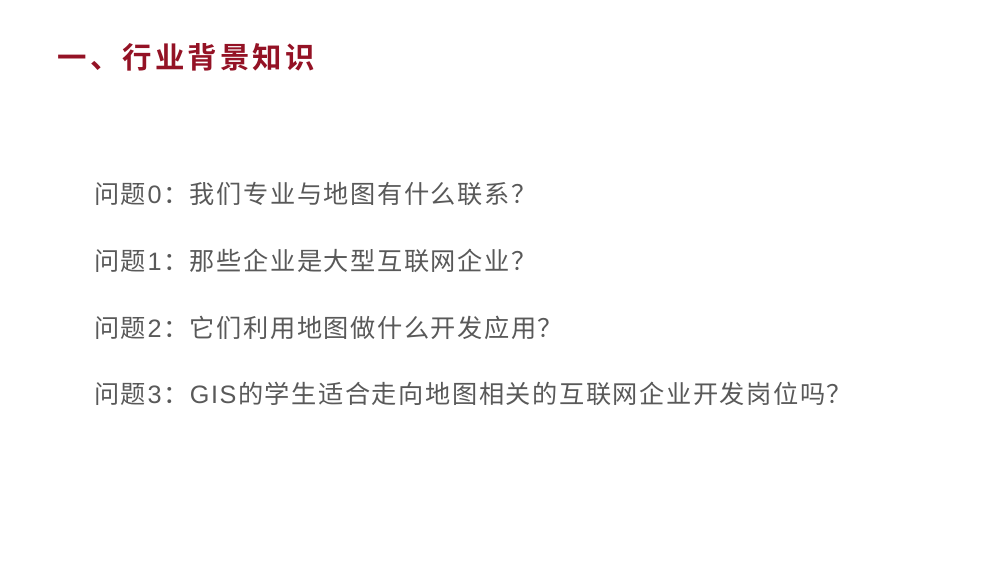
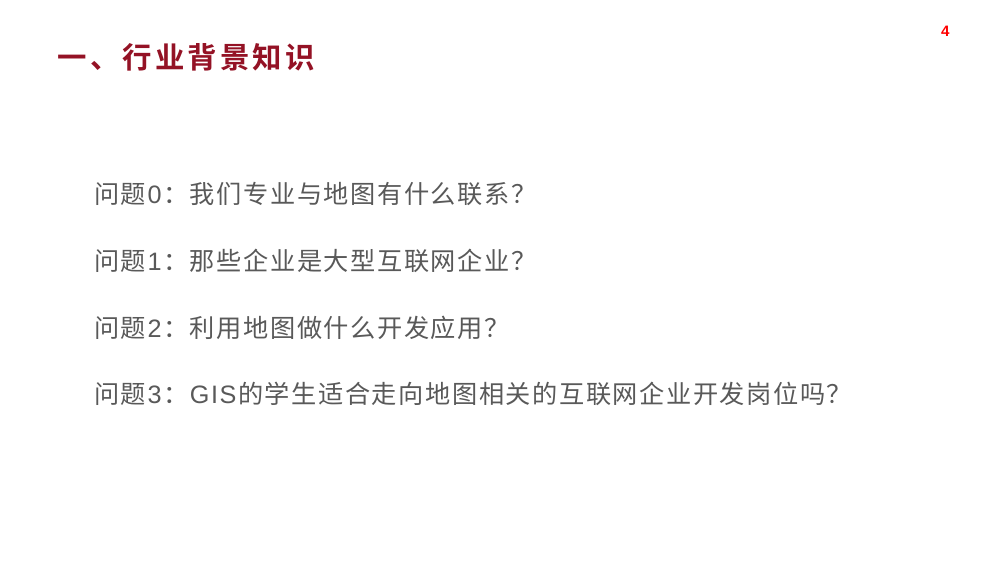
Before and after one commit to pkcile/firstPage, a slide deck: slide 4 of job/gis/download/GIS行业应用-12-28.pptx (slide 3 before the commit). Drawn at 1008x567 pixels with LibreOffice and Linux fonts; fonts in the diff are those of the drawing. Boxes give left, top, right and bottom in pixels: in the first picture for what was removed or moved away, otherwise in the second. Text is boxed around its words. In the diff, an @@ line names an element or a change of style, - is before the commit and + after.

Commit message:
GIS行业应用-12-28-更新

```diff
--- a/job/gis/download/GIS行业应用-12-28.pptx
+++ b/job/gis/download/GIS行业应用-12-28.pptx
@@ page number added at [941,25,949,36], 14.4 pt, text #FF0000, bold @@
+4
@@ text at [94,316,510,339]: text changed @@
-问题2：它们利用地图做什么开发应用？
+问题2：利用地图做什么开发应用？
```
Also in this commit, not shown: 66 other slides changed, 1 slide added, 2 slides removed, 3 other files.
